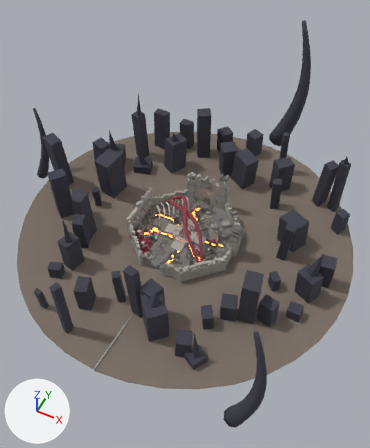
Before and after pictures for a commit that changed the glTF model red-valve/assets/3d_model/stages/battlefield_2/arena_2.glb.
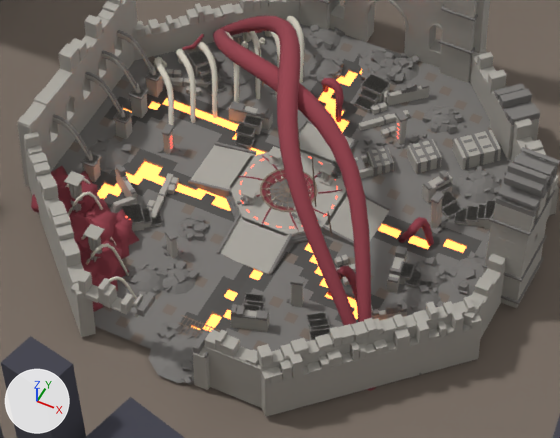
Old and new are each drawn whole from a 50 mm camera at (127.0, -255.0, 332.0) aimed at (4.0, -9.0, 24.0) and again close up on the part from 33% to 66% of the width and 43% to 64% of the height. The lights are fixed; the arrows at lower left show +X, +Y and +Z. The last two pictures show the newer version. Objects named as collision shapes, trigger or cutter boxes, shadow casters or lower levels of detail are left out. Vertices at exactly the same position are counted once.

Script lines for the objects in view, before the commit:
```python
ob_sm_ar2_adro_pedra = bpy.data.objects.new('SM_ar2_adro_pedra', me_sm_ar2_adro_pedra)
ob_sm_ar2_adro_pedra.location = (0.0, 0.0, 0.0)
ob_sm_ar2_anel_4_pedra = bpy.data.objects.new('SM_ar2_anel_4_pedra', me_sm_ar2_anel_4_pedra)
ob_sm_ar2_anel_4_pedra.location = (0.0, 0.0, 0.0)
ob_sm_ar2_degrau_ne_pedra = bpy.data.objects.new('SM_ar2_degrau_ne_pedra', me_sm_ar2_degrau_ne_pedra)
ob_sm_ar2_degrau_ne_pedra.location = (0.0, 0.0, 0.0)
ob_sm_ar2_degrau_ne_pedra_esc = bpy.data.objects.new('SM_ar2_degrau_ne_pedra_esc', me_sm_ar2_degrau_ne_pedra_esc)
ob_sm_ar2_degrau_ne_pedra_esc.location = (0.0, 0.0, 0.0)
ob_sm_ar2_degrau_nw_pedra = bpy.data.objects.new('SM_ar2_degrau_nw_pedra', me_sm_ar2_degrau_nw_pedra)
ob_sm_ar2_degrau_nw_pedra.location = (0.0, 0.0, 0.0)
ob_sm_ar2_degrau_se_pedra = bpy.data.objects.new('SM_ar2_degrau_se_pedra', me_sm_ar2_degrau_se_pedra)
ob_sm_ar2_degrau_se_pedra.location = (0.0, 0.0, 0.0)
ob_sm_ar2_degrau_sw_pedra = bpy.data.objects.new('SM_ar2_degrau_sw_pedra', me_sm_ar2_degrau_sw_pedra)
ob_sm_ar2_degrau_sw_pedra.location = (0.0, 0.0, 0.0)
# also in view: 'SM_ar2_anel_6_pedra' at (-39.0, 0.0, 10.0); 'SM_ar2_anel_6_pedra_esc' at (-36.0, 0.0, 6.0); 'SM_ar2_piso_nw_terra' at (-23.0, 21.0, 0.0); 'SM_ar2_piso_se_pedra_esc' at (21.0, -21.0, 0.0); 'SM_ar2_horizonte_silhueta' at (-20.0, 25.0, 54.0)
```
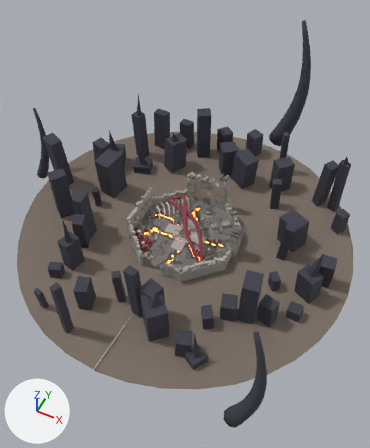
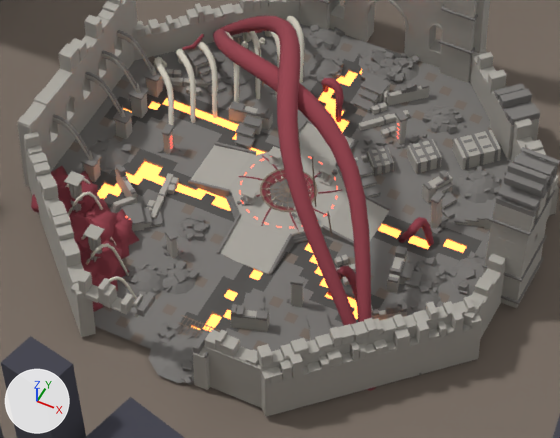
Pixel boxes [x1, y1, x2, y2] of what changed, in the close-ups (560 x 438 px; the box of a moved part takes in the faces that stretch with it):
'SM_ar2_degrau_ne_pedra_esc', reshaped (18% narrower): before [321, 73, 496, 224]; after [353, 73, 496, 224]
'SM_ar2_degrau_ne_pedra', reshaped (15% narrower, 7% shorter): before [332, 74, 495, 230]; after [354, 85, 492, 230]
part 1 of me_sm_ar2_adro_pedra, reshaped: before [231, 153, 347, 235]; after [228, 153, 347, 237]
part 2 of me_sm_ar2_degrau_ne_pedra, moved or reshaped (not visible before): after [369, 194, 379, 197]
part 3 of me_sm_ar2_degrau_ne_pedra, moved or reshaped (not visible before): after [363, 184, 376, 188]
part 4 of me_sm_ar2_degrau_ne_pedra, moved or reshaped: before [332, 161, 343, 179]; after [360, 173, 372, 177]
part 5 of me_sm_ar2_degrau_ne_pedra, moved or reshaped: before [438, 184, 495, 230]; after [441, 187, 492, 230]
part 6 of me_sm_ar2_degrau_ne_pedra, moved or reshaped: before [354, 74, 390, 112]; after [354, 85, 390, 112]
part 7 of me_sm_ar2_degrau_ne_pedra_esc, moved or reshaped (not visible before): after [363, 185, 380, 196]
part 8 of me_sm_ar2_degrau_ne_pedra_esc, moved or reshaped: before [321, 164, 340, 179]; after [361, 173, 377, 187]
part 9 of me_sm_ar2_degrau_ne_pedra_esc, moved or reshaped: before [331, 160, 342, 176]; after [357, 162, 374, 176]
part 10 of me_sm_ar2_degrau_nw_pedra, moved or reshaped: before [188, 49, 226, 95]; after [188, 57, 226, 95]
part 11 of me_sm_ar2_degrau_nw_pedra, moved or reshaped: before [235, 118, 262, 150]; after [235, 123, 262, 150]
part 12 of me_sm_ar2_degrau_se_pedra, moved or reshaped (not visible afterwards): before [307, 313, 330, 341]
part 13 of me_sm_ar2_degrau_se_pedra, moved or reshaped: before [400, 263, 432, 287]; after [400, 277, 415, 287]
part 14 of me_sm_ar2_degrau_se_pedra, moved or reshaped (not visible afterwards): before [243, 293, 264, 311]
part 15 of me_sm_ar2_degrau_sw_pedra, moved or reshaped: before [121, 204, 162, 227]; after [132, 223, 162, 227]

Diff of the bpy script that builds the scene:
```diff
--- a/red-valve/assets/3d_model/stages/battlefield_2/arena_2.glb.py
+++ b/red-valve/assets/3d_model/stages/battlefield_2/arena_2.glb.py
@@ me_sm_ar2_adro_pedra @@
-me_sm_ar2_adro_pedra.from_pydata(...)  # 1088 vertices, 1990 faces; spans x -18.0..18.0, y -18.0..18.0, z -0.4..5.2
+me_sm_ar2_adro_pedra.from_pydata(...)  # 1104 vertices, 1990 faces; spans x -18.0..18.0, y -18.0..18.0, z -0.4..5.2
+# me_sm_ar2_adro_pedra part 1: 12 vertices removed from x -9.0..9.0, y -9.0..9.0, z 1.4..1.6; 28 vertices added at x -10.1..10.1, y -10.1..10.1, z 1.4..1.6
 me_sm_ar2_adro_pedra.materials.append(mat_mi_pedra)
@@ me_sm_ar2_degrau_ne_pedra @@
-me_sm_ar2_degrau_ne_pedra.from_pydata(...)  # 104 vertices, 156 faces; spans x 0.9..38.5, y 4.0..32.6, z -0.5..3.2
+me_sm_ar2_degrau_ne_pedra.from_pydata(...)  # 104 vertices, 156 faces; spans x 0.9..38.5, y 5.2..32.6, z -0.5..3.1
+# me_sm_ar2_degrau_ne_pedra part 2: the loose piece of 8 vertices spanning x 1.6..5.5, y 4.0..7.9, z -0.4..0.8 is turned 90 degrees about the z axis through its middle and scaled by 0.994, then moved by (9.3, 1.2, -0.1)
+# me_sm_ar2_degrau_ne_pedra part 3: the loose piece of 8 vertices spanning x 3.0..6.9, y 5.4..9.3, z -0.4..1.6 is turned 90 degrees about the z axis through its middle and scaled by 0.991, then moved by (6.5, 1.1, 0.0)
+# me_sm_ar2_degrau_ne_pedra part 4: the loose piece of 8 vertices spanning x 4.4..8.3, y 6.8..10.7, z -0.4..2.4 is turned 90 degrees about the z axis through its middle and scaled by 0.992, then moved by (3.7, 1.1, 0.0)
+# me_sm_ar2_degrau_ne_pedra part 5: all 28 vertices in x 23.1..38.5, y 7.6..15.0, z 0.8..3.2 are moved by (0.0, 0.0, -0.1)
+# me_sm_ar2_degrau_ne_pedra part 6: all 12 vertices in x 0.9..5.4, y 25.4..32.6, z 0.8..2.4 are moved by (0.0, 0.0, -0.1)
 me_sm_ar2_degrau_ne_pedra.materials.append(mat_mi_pedra)
@@ me_sm_ar2_degrau_ne_pedra_esc @@
-me_sm_ar2_degrau_ne_pedra_esc.from_pydata(...)  # 104 vertices, 156 faces; spans x 0.7..38.6, y 3.7..32.7, z 0.5..3.2
+me_sm_ar2_degrau_ne_pedra_esc.from_pydata(...)  # 104 vertices, 156 faces; spans x 0.7..38.6, y 4.9..32.7, z 0.5..3.2
+# me_sm_ar2_degrau_ne_pedra_esc part 7: the loose piece of 8 vertices spanning x 1.3..5.7, y 3.7..8.1, z 0.6..0.8 is turned 90 degrees about the z axis through its middle, then moved by (9.3, 1.2, 0.0)
+# me_sm_ar2_degrau_ne_pedra_esc part 8: the loose piece of 8 vertices spanning x 2.8..7.1, y 5.2..9.5, z 1.4..1.6 is turned 90 degrees about the z axis through its middle, then moved by (6.5, 1.1, 0.0)
+# me_sm_ar2_degrau_ne_pedra_esc part 9: the loose piece of 8 vertices spanning x 4.2..8.6, y 6.6..11.0, z 2.2..2.4 is turned 90 degrees about the z axis through its middle, then moved by (3.7, 1.1, 0.0)
 me_sm_ar2_degrau_ne_pedra_esc.materials.append(mat_mi_pedra_esc)
@@ me_sm_ar2_degrau_nw_pedra @@
-me_sm_ar2_degrau_nw_pedra.from_pydata(...)  # 56 vertices, 84 faces; spans x -32.2..-11.7, y 6.9..24.6, z -1.0..3.0
+me_sm_ar2_degrau_nw_pedra.from_pydata(...)  # 56 vertices, 84 faces; spans x -32.2..-11.7, y 6.9..24.6, z -1.0..2.9
+# me_sm_ar2_degrau_nw_pedra part 10: all 16 vertices in x -32.2..-23.0, y 16.4..24.6, z 0.2..3.0 are moved by (0.0, 0.0, -0.1)
+# me_sm_ar2_degrau_nw_pedra part 11: all 12 vertices in x -15.6..-11.7, y 6.9..13.3, z 0.6..2.4 are moved by (0.0, 0.0, -0.1)
 me_sm_ar2_degrau_nw_pedra.materials.append(mat_mi_pedra)
@@ me_sm_ar2_degrau_se_pedra @@
-me_sm_ar2_degrau_se_pedra.from_pydata(...)  # 80 vertices, 120 faces; spans x 3.7..32.3, y -31.2..-5.6, z -0.7..3.2
+me_sm_ar2_degrau_se_pedra.from_pydata(...)  # 80 vertices, 120 faces; spans x 3.7..32.3, y -31.2..-5.6, z -0.7..3.1
+# me_sm_ar2_degrau_se_pedra part 12: all 16 vertices in x 15.5..23.7, y -31.2..-21.9, z 0.8..3.2 are moved by (0.0, 0.0, -0.1)
+# me_sm_ar2_degrau_se_pedra part 13: all 12 vertices in x 25.9..32.3, y -10.1..-5.6, z 0.8..2.4 are moved by (0.0, 0.0, -0.1)
+# me_sm_ar2_degrau_se_pedra part 14: all 12 vertices in x 3.7..8.4, y -29.8..-23.2, z 0.5..2.3 are moved by (0.0, 0.0, -0.1)
 me_sm_ar2_degrau_se_pedra.materials.append(mat_mi_pedra)
@@ me_sm_ar2_degrau_sw_pedra @@
-me_sm_ar2_degrau_sw_pedra.from_pydata(...)  # 24 vertices, 36 faces; spans x -25.12..-17.51, y -20.94..-13.79, z -0.87..2.3
+me_sm_ar2_degrau_sw_pedra.from_pydata(...)  # 24 vertices, 36 faces; spans x -25.12..-17.51, y -20.94..-13.79, z -0.87..2.22
+# me_sm_ar2_degrau_sw_pedra part 15: all 12 vertices in x -25.12..-17.51, y -20.94..-13.79, z 0.33..2.3 are scaled about their middle by 1, then moved by (0.0, 0.0, -0.08)
 me_sm_ar2_degrau_sw_pedra.materials.append(mat_mi_pedra)
```
